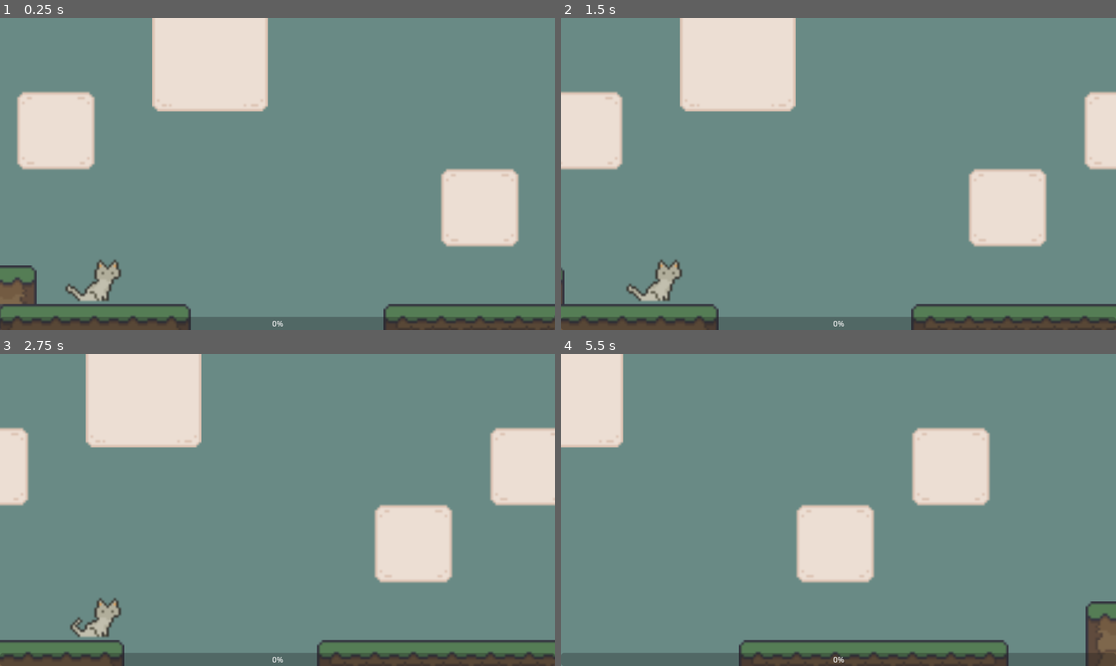
Above: before the commit, frames 1-4 (two rows, left to right).
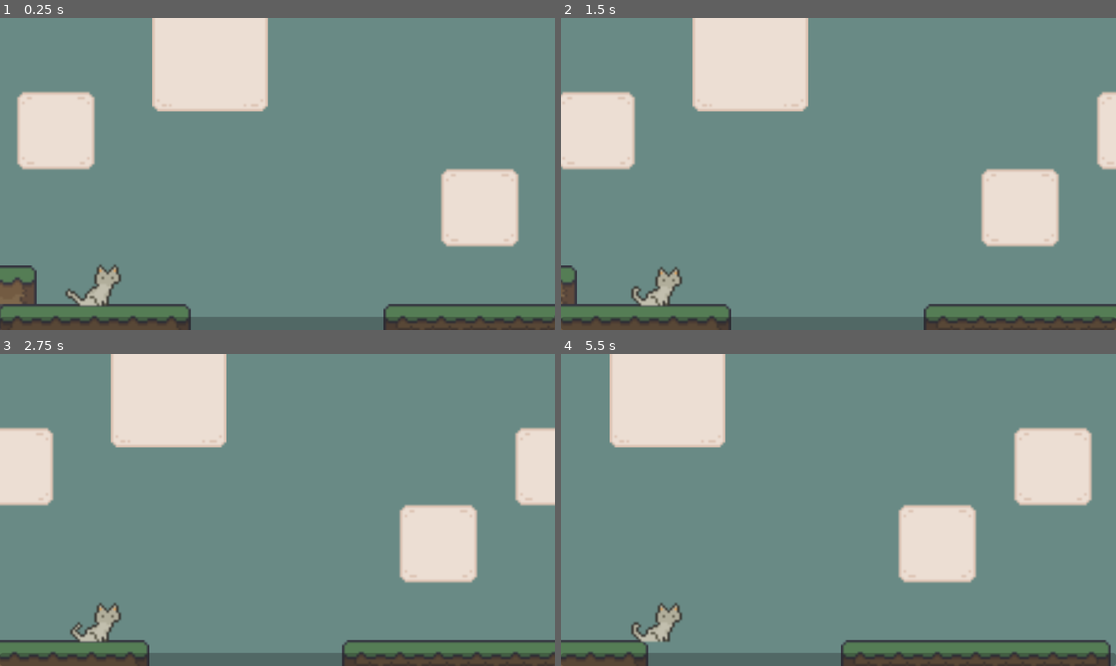
Above: after the commit, the same moments.

Repository: kjannath/Capstone
Game: Godot game, scene res://main.tscn
The game is run twice, just before and just after one commit, with the same random seed, the same clock (stepped at 60 frames per second) and the same inputs. The project has no main scene, so this scene is started directly.
Inputs:
- Up to frame 1 (0.25 s): no input
- Up to frame 2 (1.5 s): tap Enter (ui_accept) at 0.5, 0.77 s
- Up to frame 3 (2.75 s): tap Enter (ui_accept) at 1.52 s
- Up to frame 4 (5.5 s): tap Enter (ui_accept) at 3.02, 3.77, 4.52 s

The runs differ from the first frame. In frame 1, 0.6% of the frame differs, in the area x 11-52%, y 77-99%; in frame 2, 6.3%; in frame 3, 9.8%; in frame 4, 28%, in the area x 0-100%, y 0-100%.

Commit message:
Moving Platform

Diff:
--- a/capstone-project/Map.tscn
+++ b/capstone-project/Map.tscn
@@ -1,8 +1,7 @@
-[gd_scene load_steps=11 format=4 uid="uid://f00760bgt0rr"]
+[gd_scene load_steps=9 format=4 uid="uid://f00760bgt0rr"]
 
-[ext_resource type="Texture2D" uid="uid://cpelt4ontfc7i" path="res://TileMap/Simple Forest Tileset.png" id="1_4m405"]
-[ext_resource type="Texture2D" uid="uid://cmga1ygmn4ii" path="res://TileMap/sky_.png" id="1_utd8d"]
-[ext_resource type="Texture2D" uid="uid://c4jo400udmtsi" path="res://TileMap/recent.png" id="2_dpjuw"]
+[ext_resource type="Texture2D" uid="uid://wabtwoj6sbjd" path="res://TileMap/Simple Forest Tileset.png" id="1_4m405"]
+[ext_resource type="Texture2D" uid="uid://c0qpx36kjnhv5" path="res://TileMap/sky_.png" id="1_utd8d"]
 
 [sub_resource type="TileSetAtlasSource" id="TileSetAtlasSource_tn2xg"]
 texture = ExtResource("1_utd8d")
@@ -128,123 +127,9 @@
 3:3/0/physics_layer_0/polygon_0/points = PackedVector2Array(-8, -8, 8, -8, 8, 8, -8, 8)
 4:3/0 = 0
 
-[sub_resource type="TileSetAtlasSource" id="TileSetAtlasSource_7bott"]
-texture = ExtResource("2_dpjuw")
-1:1/0 = 0
-2:1/0 = 0
-3:1/0 = 0
-5:1/0 = 0
-7:1/0 = 0
-8:1/0 = 0
-10:1/0 = 0
-11:1/0 = 0
-1:2/0 = 0
-2:2/0 = 0
-3:2/0 = 0
-5:2/0 = 0
-7:2/0 = 0
-8:2/0 = 0
-10:2/0 = 0
-11:2/0 = 0
-1:3/0 = 0
-2:3/0 = 0
-3:3/0 = 0
-5:3/0 = 0
-7:4/0 = 0
-8:4/0 = 0
-10:4/0 = 0
-11:4/0 = 0
-1:5/0 = 0
-2:5/0 = 0
-3:5/0 = 0
-5:5/0 = 0
-7:5/0 = 0
-8:5/0 = 0
-10:5/0 = 0
-11:5/0 = 0
-1:7/0 = 0
-2:7/0 = 0
-3:7/0 = 0
-5:7/0 = 0
-7:7/0 = 0
-8:7/0 = 0
-10:7/0 = 0
-11:7/0 = 0
-1:8/0 = 0
-2:8/0 = 0
-3:8/0 = 0
-5:8/0 = 0
-7:8/0 = 0
-8:8/0 = 0
-10:8/0 = 0
-11:8/0 = 0
-1:9/0 = 0
-2:9/0 = 0
-3:9/0 = 0
-5:9/0 = 0
-7:10/0 = 0
-8:10/0 = 0
-10:10/0 = 0
-11:10/0 = 0
-1:11/0 = 0
-2:11/0 = 0
-3:11/0 = 0
-5:11/0 = 0
-7:11/0 = 0
-8:11/0 = 0
-10:11/0 = 0
-11:11/0 = 0
-1:13/0 = 0
-2:13/0 = 0
-3:13/0 = 0
-5:13/0 = 0
-6:13/0 = 0
-7:13/0 = 0
-8:13/0 = 0
-10:13/0 = 0
-11:13/0 = 0
-1:14/0 = 0
-2:14/0 = 0
-3:14/0 = 0
-6:14/0 = 0
-7:14/0 = 0
-10:14/0 = 0
-11:14/0 = 0
-1:15/0 = 0
-2:15/0 = 0
-3:15/0 = 0
-5:15/0 = 0
-6:15/0 = 0
-7:15/0 = 0
-8:15/0 = 0
-10:16/0 = 0
-11:16/0 = 0
-1:17/0 = 0
-2:17/0 = 0
-4:17/0 = 0
-6:17/0 = 0
-7:17/0 = 0
-8:17/0 = 0
-10:17/0 = 0
-11:17/0 = 0
-1:18/0 = 0
-2:18/0 = 0
-6:18/0 = 0
-8:18/0 = 0
-4:19/0 = 0
-6:19/0 = 0
-7:19/0 = 0
-8:19/0 = 0
-10:19/0 = 0
-11:19/0 = 0
-1:20/0 = 0
-10:20/0 = 0
-11:20/0 = 0
-
 [sub_resource type="TileSet" id="TileSet_l3sk1"]
 physics_layer_0/collision_layer = 1
 sources/0 = SubResource("TileSetAtlasSource_kfckg")
-sources/1 = SubResource("TileSetAtlasSource_7bott")
 
 [node name="Node2D" type="Node2D"]
 
--- /dev/null
+++ b/capstone-project/MovingPlatform.tscn
@@ -0,0 +1,74 @@
+[gd_scene load_steps=7 format=3 uid="uid://6308ruh4yweo"]
+
+[ext_resource type="Texture2D" uid="uid://360gu3uaqdk2" path="res://TileMap/Simple Forest Props.png" id="1_q5ij1"]
+
+[sub_resource type="GDScript" id="GDScript_o8pqn"]
+script/source = "extends AnimatableBody2D
+
+
+# Called when the node enters the scene tree for the first time.
+func _ready() -> void:
+	$AnimationPlayer.play(\"side to side\")
+"
+
+[sub_resource type="RectangleShape2D" id="RectangleShape2D_0lggd"]
+size = Vector2(47, 6)
+
+[sub_resource type="Animation" id="Animation_lesxu"]
+resource_name = "side to side"
+length = 5.0
+loop_mode = 1
+tracks/0/type = "value"
+tracks/0/imported = false
+tracks/0/enabled = true
+tracks/0/path = NodePath(".:position")
+tracks/0/interp = 1
+tracks/0/loop_wrap = true
+tracks/0/keys = {
+"times": PackedFloat32Array(0, 2.5, 5),
+"transitions": PackedFloat32Array(1, 1, 1),
+"update": 0,
+"values": [Vector2(0, 0), Vector2(50, 0), Vector2(0, 0)]
+}
+
+[sub_resource type="Animation" id="Animation_v33kn"]
+length = 0.001
+tracks/0/type = "value"
+tracks/0/imported = false
+tracks/0/enabled = true
+tracks/0/path = NodePath(".:position")
+tracks/0/interp = 1
+tracks/0/loop_wrap = true
+tracks/0/keys = {
+"times": PackedFloat32Array(0),
+"transitions": PackedFloat32Array(1),
+"update": 0,
+"values": [Vector2(0, 0)]
+}
+
+[sub_resource type="AnimationLibrary" id="AnimationLibrary_233ft"]
+_data = {
+"RESET": SubResource("Animation_v33kn"),
+"side to side": SubResource("Animation_lesxu")
+}
+
+[node name="Moving Platform" type="Node2D"]
+
+[node name="AnimatableBody2D" type="AnimatableBody2D" parent="."]
+script = SubResource("GDScript_o8pqn")
+
+[node name="CollisionShape2D" type="CollisionShape2D" parent="AnimatableBody2D"]
+position = Vector2(41.5, 12)
+shape = SubResource("RectangleShape2D_0lggd")
+
+[node name="Sprite2D" type="Sprite2D" parent="AnimatableBody2D"]
+position = Vector2(17, 7)
+texture = ExtResource("1_q5ij1")
+centered = false
+region_enabled = true
+region_rect = Rect2(95.4455, 16.9049, 48.8271, 9.05276)
+
+[node name="AnimationPlayer" type="AnimationPlayer" parent="AnimatableBody2D"]
+libraries = {
+"": SubResource("AnimationLibrary_233ft")
+}
--- a/capstone-project/cat.tscn
+++ b/capstone-project/cat.tscn
@@ -6,7 +6,7 @@
 [ext_resource type="Script" path="res://progress_bar.gd" id="3_6qvw6"]
 
 [sub_resource type="RectangleShape2D" id="RectangleShape2D_ub7ty"]
-size = Vector2(14, 17.5)
+size = Vector2(16, 15.75)
 
 [sub_resource type="AtlasTexture" id="AtlasTexture_dygas"]
 atlas = ExtResource("2_cptv4")
@@ -260,15 +260,16 @@
 grow_horizontal = 2
 grow_vertical = 0
 max_value = 0.5
+show_percentage = false
 script = ExtResource("3_6qvw6")
 character_node = NodePath("../../..")
 
 [node name="CollisionShape2D" type="CollisionShape2D" parent="CharacterBody2D"]
-position = Vector2(24, 8)
+position = Vector2(25, 8.875)
 shape = SubResource("RectangleShape2D_ub7ty")
 
 [node name="AnimatedSprite2D" type="AnimatedSprite2D" parent="CharacterBody2D"]
-position = Vector2(25, 2)
+position = Vector2(25, 4)
 sprite_frames = SubResource("SpriteFrames_yy8l2")
-animation = &"jump part 2"
+animation = &"idle sitting"
 autoplay = "idle sitting"
--- a/capstone-project/character_body_2d.gd
+++ b/capstone-project/character_body_2d.gd
@@ -1,10 +1,10 @@
 extends CharacterBody2D
 
-const MAX_JUMP_FORCE = -300.0
+const MAX_JUMP_FORCE = -400.0
 const MIN_JUMP_FORCE = -150.0
-const MAX_HORIZONTAL_SPEED = 200.0
+const MAX_HORIZONTAL_SPEED = 400.0
 const GRAVITY = 700.0
-const JUMP_TIME_LIMIT = 0.5
+const JUMP_TIME_LIMIT = 1.5
 
 var is_jumping = false
 var jump_time = 0.0
--- a/capstone-project/main.tscn
+++ b/capstone-project/main.tscn
@@ -1,7 +1,8 @@
-[gd_scene load_steps=3 format=3 uid="uid://6t2fxyqumju3"]
+[gd_scene load_steps=4 format=3 uid="uid://6t2fxyqumju3"]
 
 [ext_resource type="PackedScene" uid="uid://bu6vcxv4fyx4v" path="res://cat.tscn" id="2_xlpkl"]
 [ext_resource type="PackedScene" uid="uid://f00760bgt0rr" path="res://Map.tscn" id="3_l4eqk"]
+[ext_resource type="PackedScene" uid="uid://6308ruh4yweo" path="res://MovingPlatform.tscn" id="3_uh8kx"]
 
 [node name="Node2D" type="Node2D"]
 
@@ -9,3 +10,6 @@
 
 [node name="Cat" parent="." instance=ExtResource("2_xlpkl")]
 position = Vector2(119, 48)
+
+[node name="Moving Platform" parent="." instance=ExtResource("3_uh8kx")]
+position = Vector2(907, 25)
Not shown, changed: capstone-project/TileMap/Simple Forest Props.png.import
Not shown, changed: capstone-project/TileMap/Simple Forest Tileset.png.import
Binary file removed: capstone-project/TileMap/Tilemap.png
Not shown, removed: capstone-project/TileMap/Tilemap.png.import
Binary file removed: capstone-project/TileMap/recent.png
Not shown, removed: capstone-project/TileMap/recent.png.import
Not shown, changed: capstone-project/TileMap/sky_.png.import
Not shown, changed: .DS_Store
